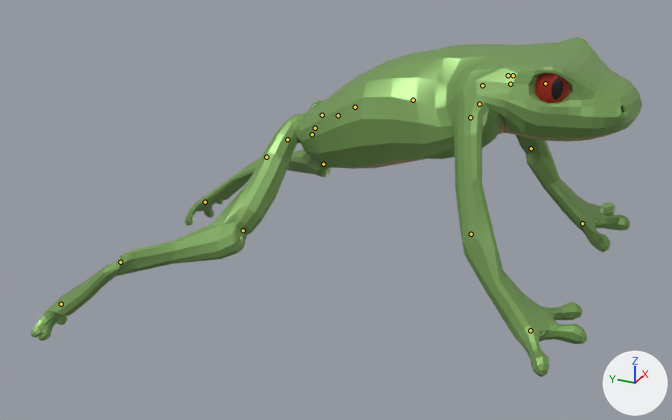
The glTF model assets/models/bundle/models-monsters/q_frog.glb as it was, and as the next commit left it.
Before and after are seen from a 50 mm lens placed at (-7.36, -2.4, 4.81), pointed at (-0.11, 0.86, 1.18). Arrows for +X, +Y and +Z are at lower right; the lights stay in place. The picture after the commit comes second. Both versions are drawn at frame 10 of the action 'FrogArmature|Frog_Jump'; the numbers are the values there. The bones that change, and the others that lie on the model, are drawn over the model as lines.

Objects in the first picture: 'Frog'.
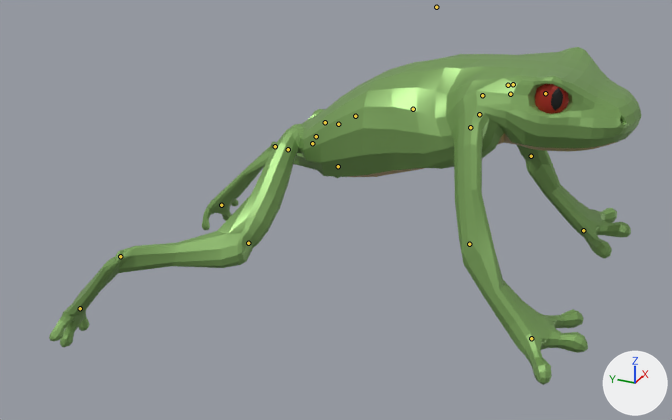
Patch to the scene script:
```diff
--- a/assets/models/bundle/models-monsters/q_frog.glb.py
+++ b/assets/models/bundle/models-monsters/q_frog.glb.py
@@ bone_body @@
 bone_body = bpy.data.objects['FrogArmature'].pose.bones['Body']  # child of 'root'
-bone_body.location = (0.0, 0.0148, 0.0)
+bone_body.location = (0.0, 0.014, 0.0001)
@@ bone_backhip_l @@
 bone_backhip_l = bpy.data.objects['FrogArmature'].pose.bones['BackHip.L']  # child of 'Body'
-bone_backhip_l.rotation_quaternion = (0.778, -0.484, 0.26, -0.305)  # degrees (-66, 6, -47)
+bone_backhip_l.rotation_quaternion = (0.825, -0.435, 0.242, -0.265)  # degrees (-59, 10, -41)
@@ bone_backupleg_l @@
 bone_backupleg_l = bpy.data.objects['FrogArmature'].pose.bones['BackUpLeg.L']  # child of 'BackLeg.L'
-bone_backupleg_l.rotation_quaternion = (0.633, 0.0, 0.0, -0.774)  # degrees (0, 0, -101)
+bone_backupleg_l.rotation_quaternion = (0.72, 0.0, 0.0, -0.692)  # degrees (0, 0, -88)
@@ bone_backlowleg_l @@
 bone_backlowleg_l = bpy.data.objects['FrogArmature'].pose.bones['BackLowLeg.L']  # child of 'BackUpLeg.L'
-bone_backlowleg_l.rotation_quaternion = (-0.465, -0.886, 0.0, 0.0)  # degrees (125, 0, 0)
+bone_backlowleg_l.rotation_quaternion = (-0.566, -0.823, 0.0, 0.0)  # degrees (111, 0, 0)
@@ bone_backhip_r @@
 bone_backhip_r = bpy.data.objects['FrogArmature'].pose.bones['BackHip.R']  # child of 'Body'
-bone_backhip_r.rotation_quaternion = (0.776, -0.488, -0.249, 0.314)  # degrees (-66, -5, 47)
+bone_backhip_r.rotation_quaternion = (0.824, -0.437, -0.231, 0.274)  # degrees (-59, -8, 41)
@@ bone_backupleg_r @@
 bone_backupleg_r = bpy.data.objects['FrogArmature'].pose.bones['BackUpLeg.R']  # child of 'BackLeg.R'
-bone_backupleg_r.rotation_quaternion = (0.625, 0.0, 0.0, 0.78)  # degrees (0, 0, 103)
+bone_backupleg_r.rotation_quaternion = (0.714, 0.0, 0.0, 0.699)  # degrees (0, 0, 89)
@@ bone_backlowleg_r @@
 bone_backlowleg_r = bpy.data.objects['FrogArmature'].pose.bones['BackLowLeg.R']  # child of 'BackUpLeg.R'
-bone_backlowleg_r.rotation_quaternion = (-0.461, -0.887, 0.0, 0.0)  # degrees (125, 0, 0)
+bone_backlowleg_r.rotation_quaternion = (-0.562, -0.826, 0.0, 0.0)  # degrees (112, 0, 0)
@@ bone_frontfoot_l @@
 bone_frontfoot_l = bpy.data.objects['FrogArmature'].pose.bones['FrontFoot.L']  # child of 'root'
-bone_frontfoot_l.location = (0.0, 0.0038, -0.0098)
+bone_frontfoot_l.location = (0.0, 0.004, -0.0091)
@@ bone_backfoot_l @@
 bone_backfoot_l = bpy.data.objects['FrogArmature'].pose.bones['BackFoot.L']  # child of 'root'
-bone_backfoot_l.location = (0.0105, -0.0261, -0.0025)
-bone_backfoot_l.rotation_quaternion = (0.578, 0.757, 0.304, 0.0)  # degrees (111, 21, 29)
+bone_backfoot_l.location = (0.0096, -0.0239, -0.0025)
+bone_backfoot_l.rotation_quaternion = (0.632, 0.719, 0.289, 0.0)  # degrees (103, 21, 27)
@@ bone_frontfoot_r @@
 bone_frontfoot_r = bpy.data.objects['FrogArmature'].pose.bones['FrontFoot.R']  # child of 'root'
-bone_frontfoot_r.location = (0.0, 0.0038, -0.0098)
+bone_frontfoot_r.location = (0.0, 0.004, -0.0091)
@@ bone_backfoot_r @@
 bone_backfoot_r = bpy.data.objects['FrogArmature'].pose.bones['BackFoot.R']  # child of 'root'
-bone_backfoot_r.location = (-0.0105, -0.0261, -0.0025)
-bone_backfoot_r.rotation_quaternion = (0.578, 0.757, -0.304, 0.0)  # degrees (111, -21, -29)
+bone_backfoot_r.location = (-0.0096, -0.0239, -0.0025)
+bone_backfoot_r.rotation_quaternion = (0.632, 0.719, -0.289, 0.0)  # degrees (103, -21, -27)
```

Changed parts and their boxes [x1, y1, x2, y2] in the pictures (672 x 420 px):
'Frog', posed: before [31, 37, 642, 377]; after [49, 47, 641, 385]
bone 'BackHip.L', root to tip: before (338, 115) to (337, 115); after (338, 124) to (338, 124)
bone 'BackUpLeg.L', root to tip: before (323, 164) to (322, 164); after (338, 166) to (337, 166)
bone 'BackLowLeg.L', root to tip: before (266, 157) to (266, 157); after (275, 146) to (274, 147)
bone 'BackHip.R', root to tip: before (312, 134) to (311, 135); after (312, 143) to (311, 144)
bone 'BackUpLeg.R', root to tip: before (243, 230) to (241, 231); after (248, 243) to (247, 243)
bone 'BackLowLeg.R', root to tip: before (120, 262) to (120, 262); after (120, 256) to (120, 257)
bone 'FrontFoot.L', root to tip: before (582, 223) to (584, 224); after (583, 230) to (585, 231)
bone 'BackFoot.L', root to tip: before (205, 202) to (205, 203); after (221, 205) to (221, 206)
bone 'FrontFoot.R', root to tip: before (530, 330) to (532, 331); after (531, 338) to (533, 339)
bone 'BackFoot.R', root to tip: before (61, 304) to (60, 305); after (80, 308) to (80, 309)
